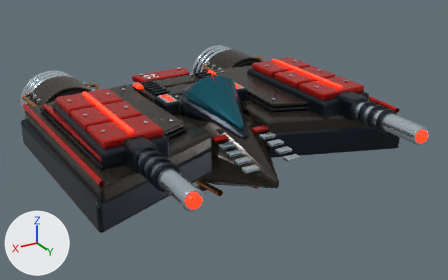
A saved change to the Blender file docs/solid-fleet-20260908/25.blend.
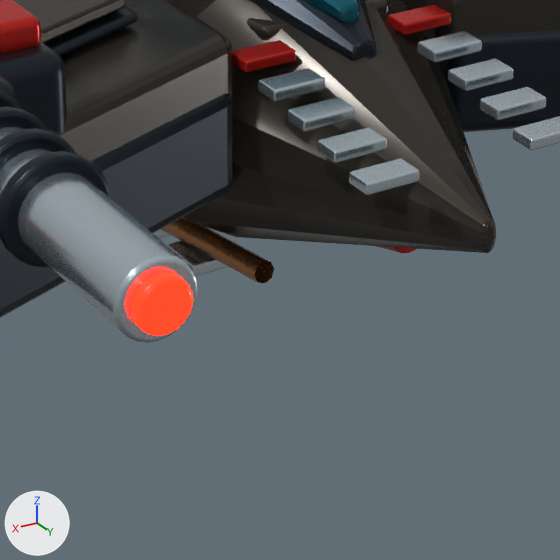
Old and new are each drawn whole from a 50 mm lens placed at (2.9, 5.15, 2.41), pointed at (-0.12, 0.12, -0.1) and again close up on the part from 34% to 66% of the width and 44% to 95% of the height. Arrows for +X, +Y and +Z are at lower left; the lights stay in place. The last two pictures show the newer version.

Names of what the first close-up shows: 'SolidHull_25'.
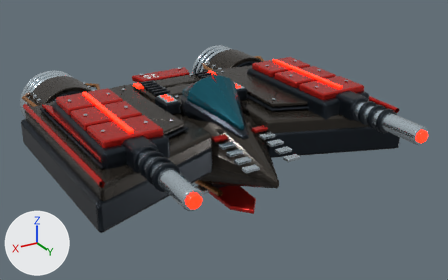
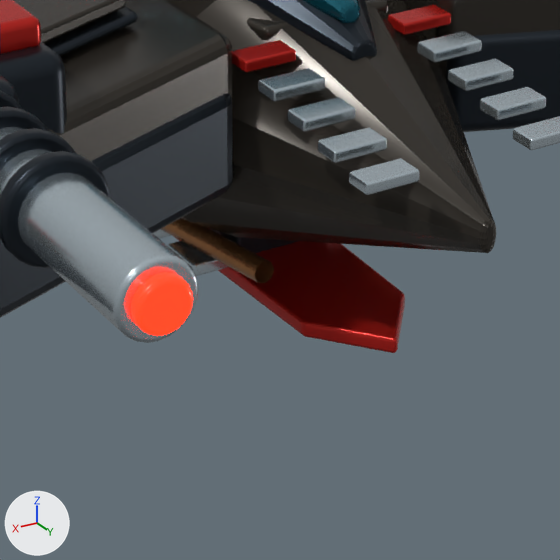
What differs and where, as boxes (x1, y1, x2, y2) in the close-ups (560 x 560 px):
'SolidHull_25', reshaped: before (0, 0, 560, 343); after (0, 0, 560, 353)
part 1 of me_deep_structural_fuselage, added (red): after (173, 227, 405, 353)
part 2 of me_deep_structural_fuselage, added (dark blue): after (209, 228, 298, 253)
part 3 of me_deep_structural_fuselage, deleted (mostly hidden): before (376, 246, 416, 253)

The change, as a list of edits to the scene's bpy script:
```text
Change me_deep_structural_fuselage:
    used by ob_solidhull_25; location = (0.0, 0.0, 0.0)
    remove me_deep_structural_fuselage.from_pydata(...)  # 29196 vertices, 28009 faces; spans x -1.65..1.65, y -1.8..1.8, z -0.6..0.6
    add me_deep_structural_fuselage.from_pydata(...)  # 29264 vertices, 28091 faces; spans x -1.65..1.65, y -1.8..1.8, z -0.6..0.6
    me_deep_structural_fuselage part 1: a new loose piece of 120 vertices spanning x -0.2..0.2, y -0.97..0.87, z -0.57..-0.53, in mat_livery_contrast_24 (red #c4231b)
    me_deep_structural_fuselage part 2: a new loose piece of 96 vertices spanning x -0.12..0.12, y 0.15..0.31, z -0.54..-0.26, in mat_graphite_machinery_recess (dark blue #242c34)
    me_deep_structural_fuselage part 3
    244 vertices are removed from x -0.26..0.26, y -0.97..0.92, z -0.45..-0.19
    236 faces are deleted
    other edits to the shape of me_deep_structural_fuselage do not show in these pictures
```
